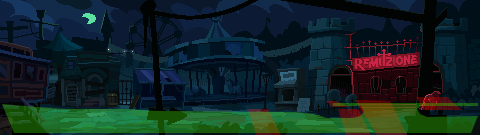
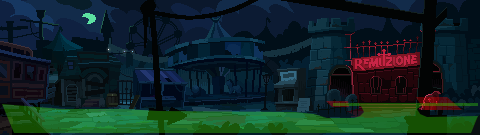
Layered file, before and after one edit (w=480, h=135). Changes by layer:
removed layer "DogEscape1" (was 30%) from group "Triggers" over [248, 109, 281, 135]
removed layer "DogEscape2" (was 30%) from group "Triggers" over [338, 109, 371, 135]
painted on "LeftTunnel" over [336, 101, 349, 107]
removed layer "Remizione" (was 30%) from group "Triggers" over [355, 100, 407, 135]
